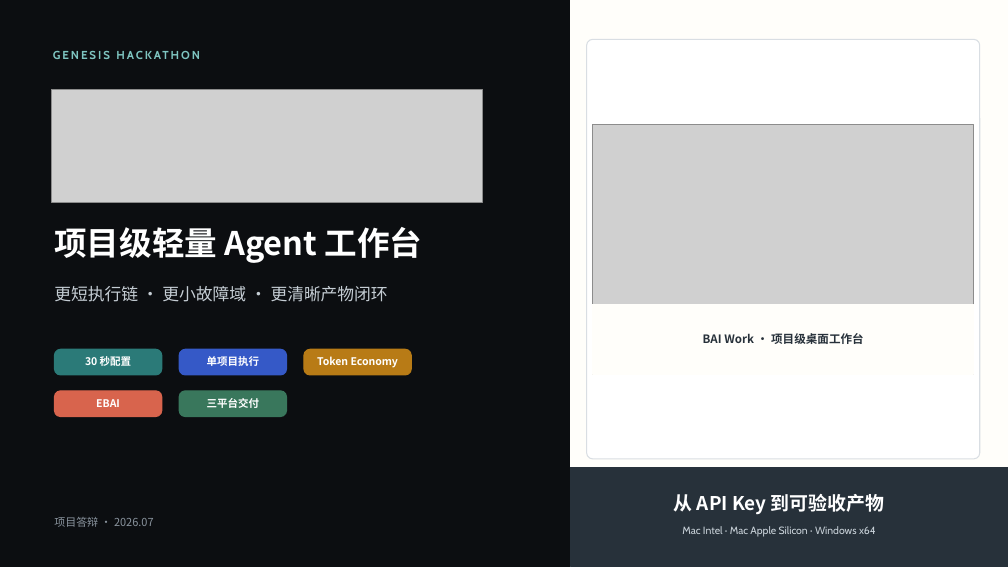
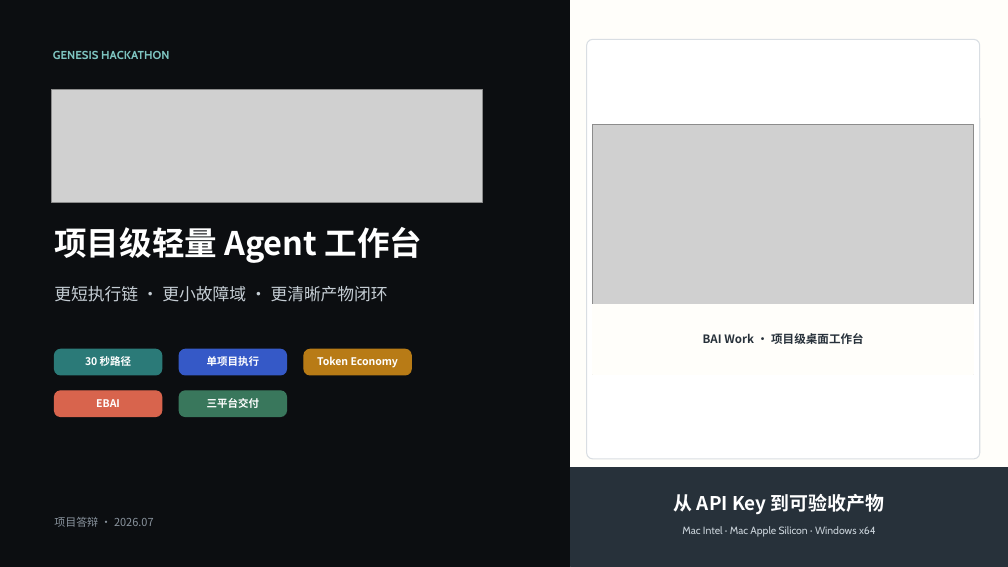
Before and after one commit to 2830500285/BAI-Work, a slide deck: slide 1 of docs/presentation/BAI-Work-Defense-Deck.pptx. Drawn at 1008x567 pixels with LibreOffice and Linux fonts; fonts in the diff are those of the drawing; grey boxes stand for pictures. Boxes give left, top, right and bottom in pixels: in the first picture for what was removed or moved away, otherwise in the second. Text is boxed around its words. In the diff, an @@ line names an element or a change of style, - is before the commit and + after.

```diff
--- a/docs/presentation/BAI-Work-Defense-Deck.pptx
+++ b/docs/presentation/BAI-Work-Defense-Deck.pptx
@@ text "GENESIS HACKATHON" at (53,51,169,59): letter spacing 1.8 to 0 pt @@
@@ text at (85,354,131,368): text changed @@
-30 秒配置
+30 秒路径
```
Also in this commit, not shown: 18 other slides changed, 4 other files.
